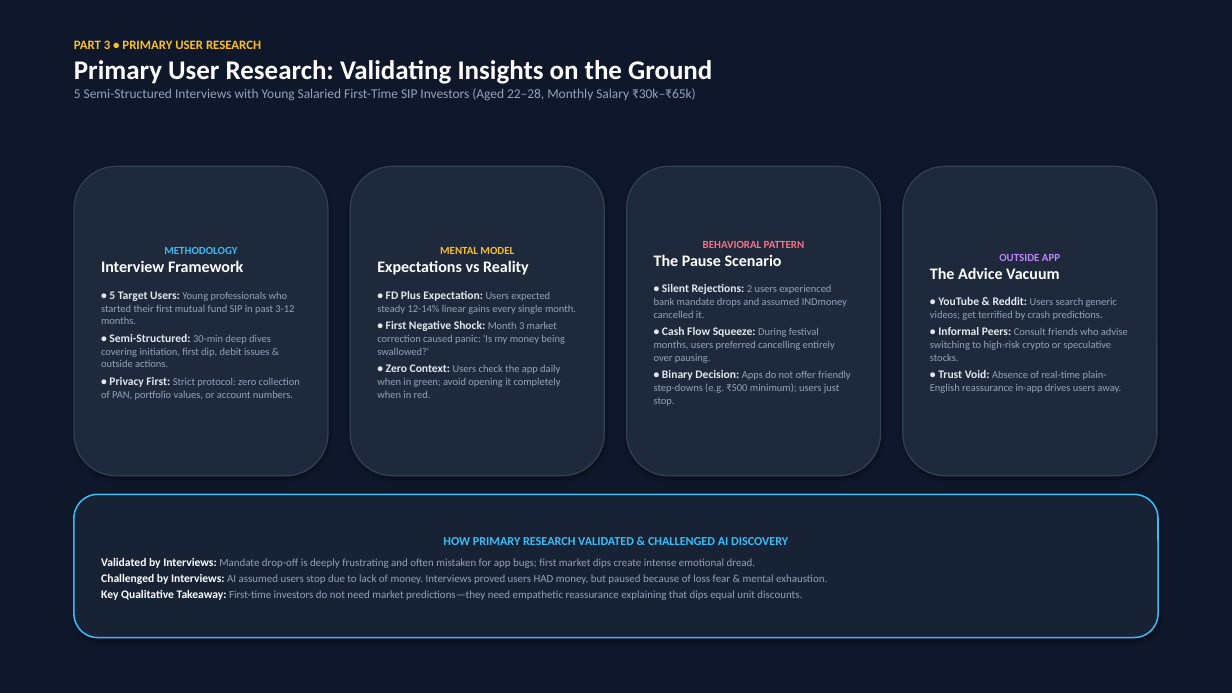
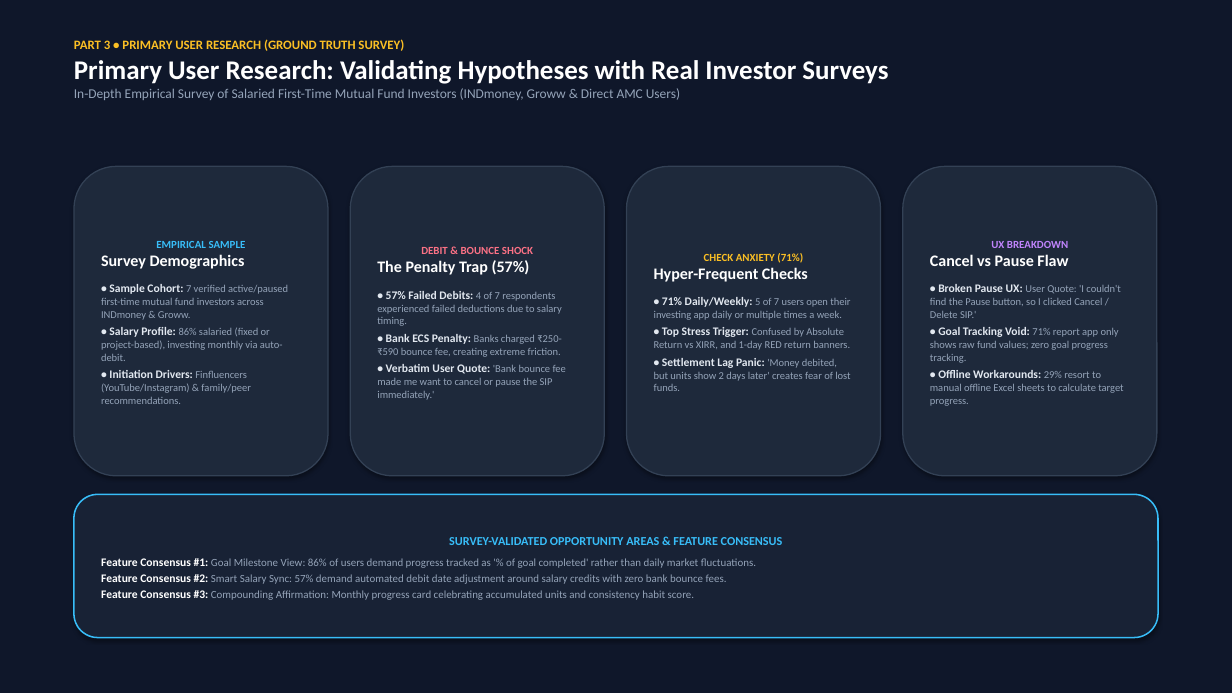
Before and after one commit to aakswetaray-crypto/indmoney-sip-discovery, a slide deck: slide 5 of indmoney_10_slide_final_deck.pptx. Drawn at 1232x693 pixels with LibreOffice and Linux fonts; fonts in the diff are those of the drawing. Boxes give left, top, right and bottom in pixels: in the first picture for what was removed or moved away, otherwise in the second. Text is boxed around its words. In the diff, an @@ line names an element or a change of style, - is before the commit and + after.

Commit message:
Incorporate real user survey data (N=7) and update 10-slide deck with empirical findings

```diff
--- a/indmoney_10_slide_final_deck.pptx
+++ b/indmoney_10_slide_final_deck.pptx
@@ text at (x1=74, y1=39, x2=888, y2=100): text changed; bold on @@
-PART 3 • PRIMARY USER RESEARCH
-Primary User Research: Validating Insights on the Ground
-5 Semi-Structured Interviews with Young Salaried First-Time SIP Investors (Aged 22–28, Monthly Salary ₹30k–₹65k)
+PART 3 • PRIMARY USER RESEARCH (GROUND TRUTH SURVEY)
+Primary User Research: Validating Hypotheses with Real Investor Surveys
+In-Depth Empirical Survey of Salaried First-Time Mutual Fund Investors (INDmoney, Groww & Direct AMC Users)
@@ text in rounded rectangle at (x1=101, y1=241, x2=288, y2=404): text changed @@
-METHODOLOGY
-Interview Framework
-• 5 Target Users: Young professionals who started their first mutual fund SIP in past 3-12 months.
-• Semi-Structured: 30-min deep dives covering initiation, first dip, debit issues & outside actions.
-• Privacy First: Strict protocol: zero collection of PAN, portfolio values, or account numbers.
+EMPIRICAL SAMPLE
+Survey Demographics
+• Sample Cohort: 7 verified active/paused first-time mutual fund investors across INDmoney & Groww.
+• Salary Profile: 86% salaried (fixed or project-based), investing monthly via auto-debit.
+• Initiation Drivers: Finfluencers (YouTube/Instagram) & family/peer recommendations.
@@ text in rounded rectangle at (x1=377, y1=247, x2=566, y2=400): text changed @@
-MENTAL MODEL
-Expectations vs Reality
-• FD Plus Expectation: Users expected steady 12-14% linear gains every single month.
-• First Negative Shock: Month 3 market correction caused panic: 'Is my money being swallowed?'
-• Zero Context: Users check the app daily when in green; avoid opening it completely when in red.
+DEBIT & BOUNCE SHOCK
+The Penalty Trap (57%)
+• 57% Failed Debits: 4 of 7 respondents experienced failed deductions due to salary timing.
+• Bank ECS Penalty: Banks charged ₹250-₹590 bounce fee, creating extreme friction.
+• Verbatim User Quote: 'Bank bounce fee made me want to cancel or pause the SIP immediately.'
@@ text in rounded rectangle at (x1=654, y1=253, x2=850, y2=391): text changed @@
-BEHAVIORAL PATTERN
-The Pause Scenario
-• Silent Rejections: 2 users experienced bank mandate drops and assumed INDmoney cancelled it.
-• Cash Flow Squeeze: During festival months, users preferred cancelling entirely over pausing.
-• Binary Decision: Apps do not offer friendly step-downs (e.g. ₹500 minimum); users just stop.
+CHECK ANXIETY (71%)
+Hyper-Frequent Checks
+• 71% Daily/Weekly: 5 of 7 users open their investing app daily or multiple times a week.
+• Top Stress Trigger: Confused by Absolute Return vs XIRR, and 1-day RED return banners.
+• Settlement Lag Panic: 'Money debited, but units show 2 days later' creates fear of lost funds.
@@ text in rounded rectangle at (x1=930, y1=241, x2=1123, y2=406): text changed @@
-OUTSIDE APP
-The Advice Vacuum
-• YouTube & Reddit: Users search generic videos; get terrified by crash predictions.
-• Informal Peers: Consult friends who advise switching to high-risk crypto or speculative stocks.
-• Trust Void: Absence of real-time plain-English reassurance in-app drives users away.
+UX BREAKDOWN
+Cancel vs Pause Flaw
+• Broken Pause UX: User Quote: 'I couldn't find the Pause button, so I clicked Cancel / Delete SIP.'
+• Goal Tracking Void: 71% report app only shows raw fund values; zero goal progress tracking.
+• Offline Workarounds: 29% resort to manual offline Excel sheets to calculate target progress.
@@ text in rounded rectangle at (x1=101, y1=537, x2=783, y2=600): text changed @@
-HOW PRIMARY RESEARCH VALIDATED & CHALLENGED AI DISCOVERY
-Validated by Interviews: Mandate drop-off is deeply frustrating and often mistaken for app bugs; first market dips create intense emotional dread.
-Challenged by Interviews: AI assumed users stop due to lack of money. Interviews proved users HAD money, but paused because of loss fear & mental exhaustion.
-Key Qualitative Takeaway: First-time investors do not need market predictions—they need empathetic reassurance explaining that dips equal unit discounts.
+SURVEY-VALIDATED OPPORTUNITY AREAS & FEATURE CONSENSUS
+Feature Consensus #1: Goal Milestone View: 86% of users demand progress tracked as '% of goal completed' rather than daily market fluctuations.
+Feature Consensus #2: Smart Salary Sync: 57% demand automated debit date adjustment around salary credits with zero bank bounce fees.
+Feature Consensus #3: Compounding Affirmation: Monthly progress card celebrating accumulated units and consistency habit score.
```
Also in this commit, not shown: 9 other slides changed, 3 other files.
